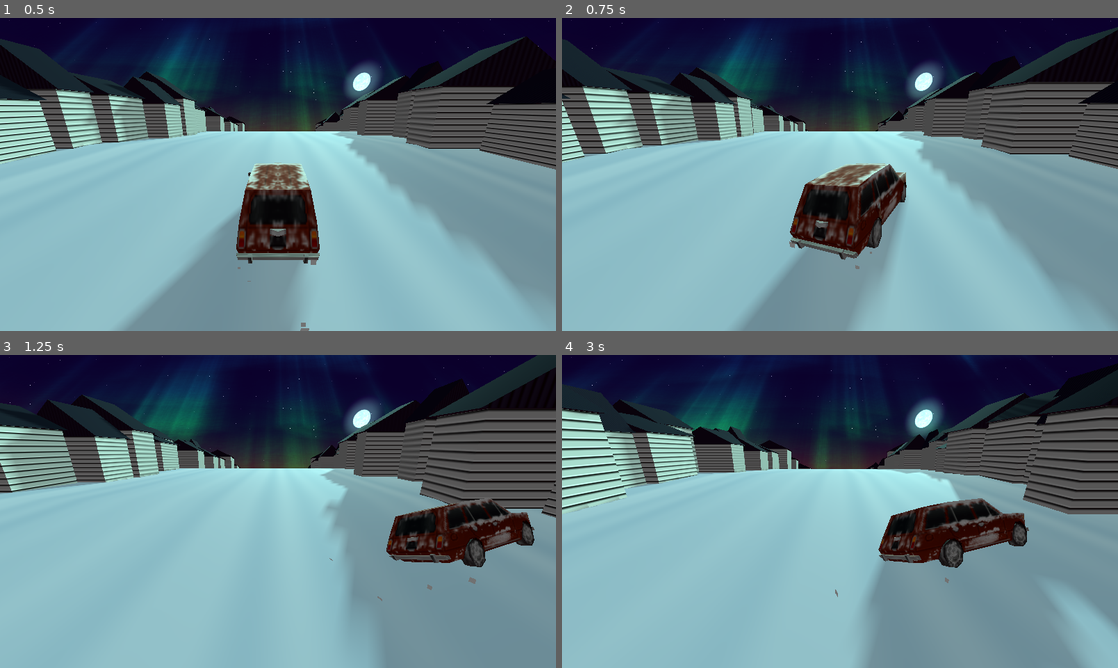
Above: before the commit, frames 1-4 (two rows, left to right).
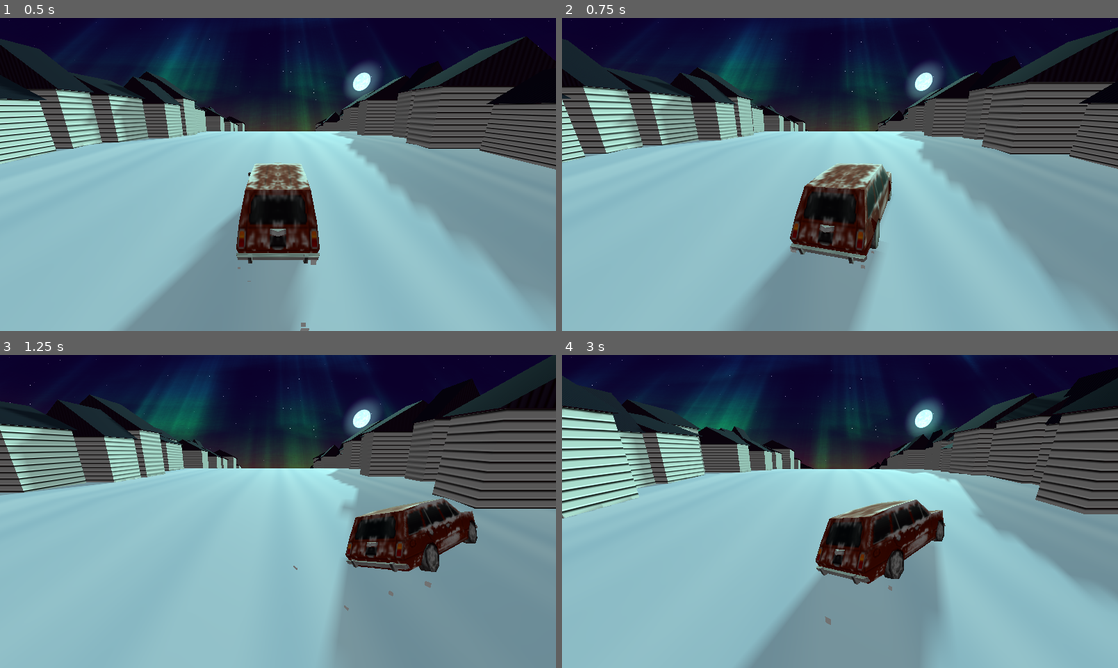
Above: after the commit, the same moments.

Repository: bjornarprytz/waves
Game: Godot game, scene res://main.tscn
The game is run twice, just before and just after one commit, with the same random seed, the same clock (stepped at 60 frames per second) and the same inputs.
Inputs:
- Up to frame 1 (0.5 s): no input
- Up to frame 2 (0.75 s): hold Right (ui_right) from 0.53 s (still down)
- Up to frame 3 (1.25 s): keep holding Right (ui_right)
- Up to frame 4 (3 s): release Right (ui_right) at 1.28 s; hold Left (ui_left) 1.28-2.03 s; hold Right (ui_right) from 2.03 s (still down)

Frame 1 is identical in both runs. In frame 2, 4.3% of the frame differs, in the area x 0-100%, y 2-92%; in frame 3, 14%; in frame 4, 28%, in the area x 0-100%, y 2-100%.

Commit message:
tone down the car movement slightly

Diff:
--- a/src/car.gd
+++ b/src/car.gd
@@ -10,12 +10,12 @@
 var direction := 0
 
 const rubber_band_strength := 10.0
-const max_momentum := 6.9
+const max_momentum := 5.9
 var momentum := 0.0
 var inertia := 0.0
 
-var acceleration := 15.0
-var deceleration := 10.69
+var acceleration := 10.0
+var deceleration := 5.69
 
 
 func _process(delta: float) -> void:
